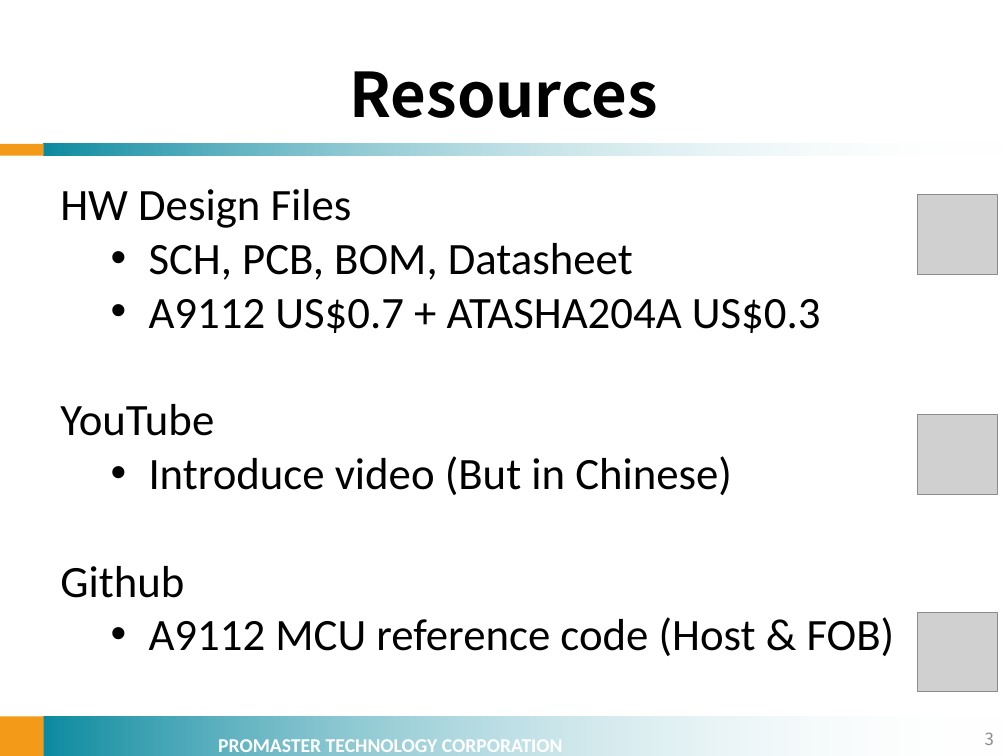
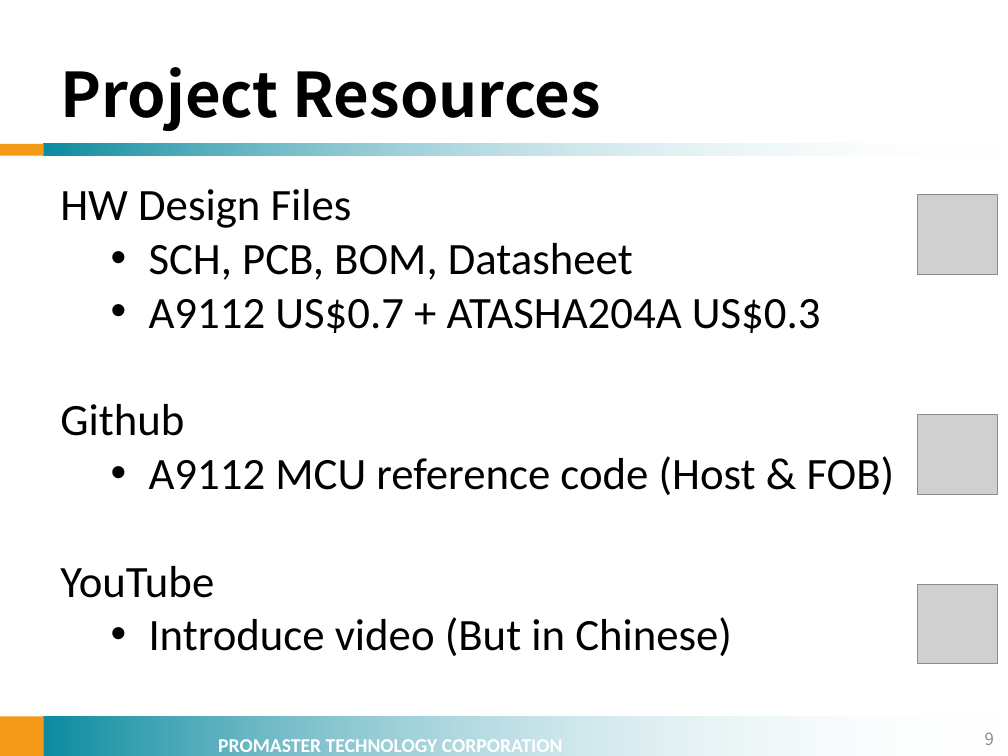
Before and after one commit to marten619/RemoteController, a slide deck: slide 9 of PPT/Secure Remote Control Introduction v1.pptx (slide 3 before the commit). Drawn at 1008x756 pixels with LibreOffice and Linux fonts; fonts in the diff are those of the drawing; grey boxes stand for pictures; background and template pictures are left out. Boxes give left, top, right and bottom in pixels: in the first picture for what was removed or moved away, otherwise in the second. Text is boxed around its words. In the diff, an @@ line names an element or a change of style, - is before the commit and + after.

```diff
--- a/PPT/Secure Remote Control Introduction v1.pptx
+++ b/PPT/Secure Remote Control Introduction v1.pptx
@@ title at box(60, 67, 601, 131): text changed @@
-Resources
+Project Resources
@@ text at box(60, 404, 895, 495): paragraphs added @@
+Github
+  • A9112 MCU reference code (Host & FOB)
@@ text at box(60, 566, 895, 656): paragraphs removed @@
-Github
-  • A9112 MCU reference code (Host & FOB)
@@ picture: place and size @@
-picture at box(918, 612, 998, 691)
+picture at box(918, 585, 998, 664)
@@ page number at box(985, 732, 994, 745): text changed @@
-3
+9
```
Also in this commit, not shown: 4 other slides changed, 1 slide added, 2 slides removed, 1 other file.
